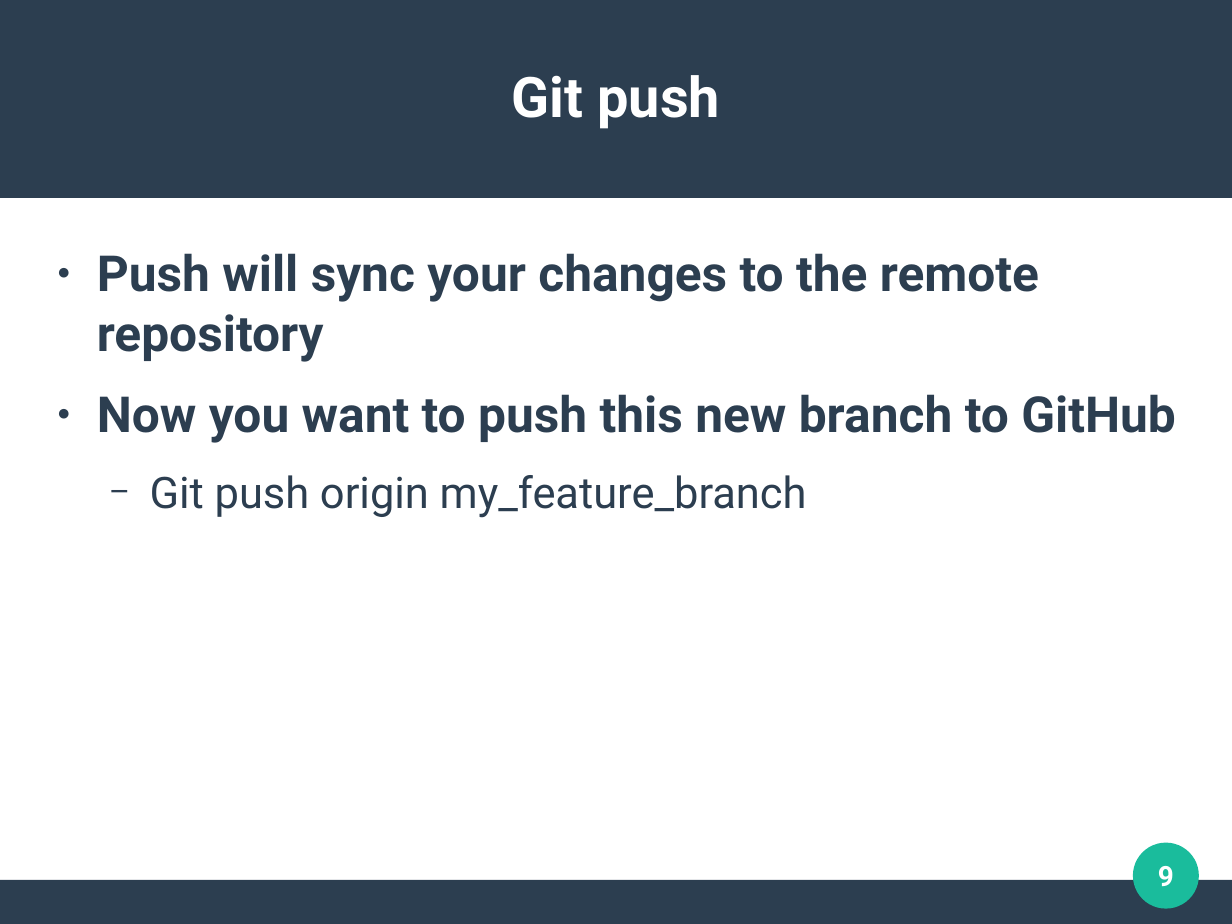
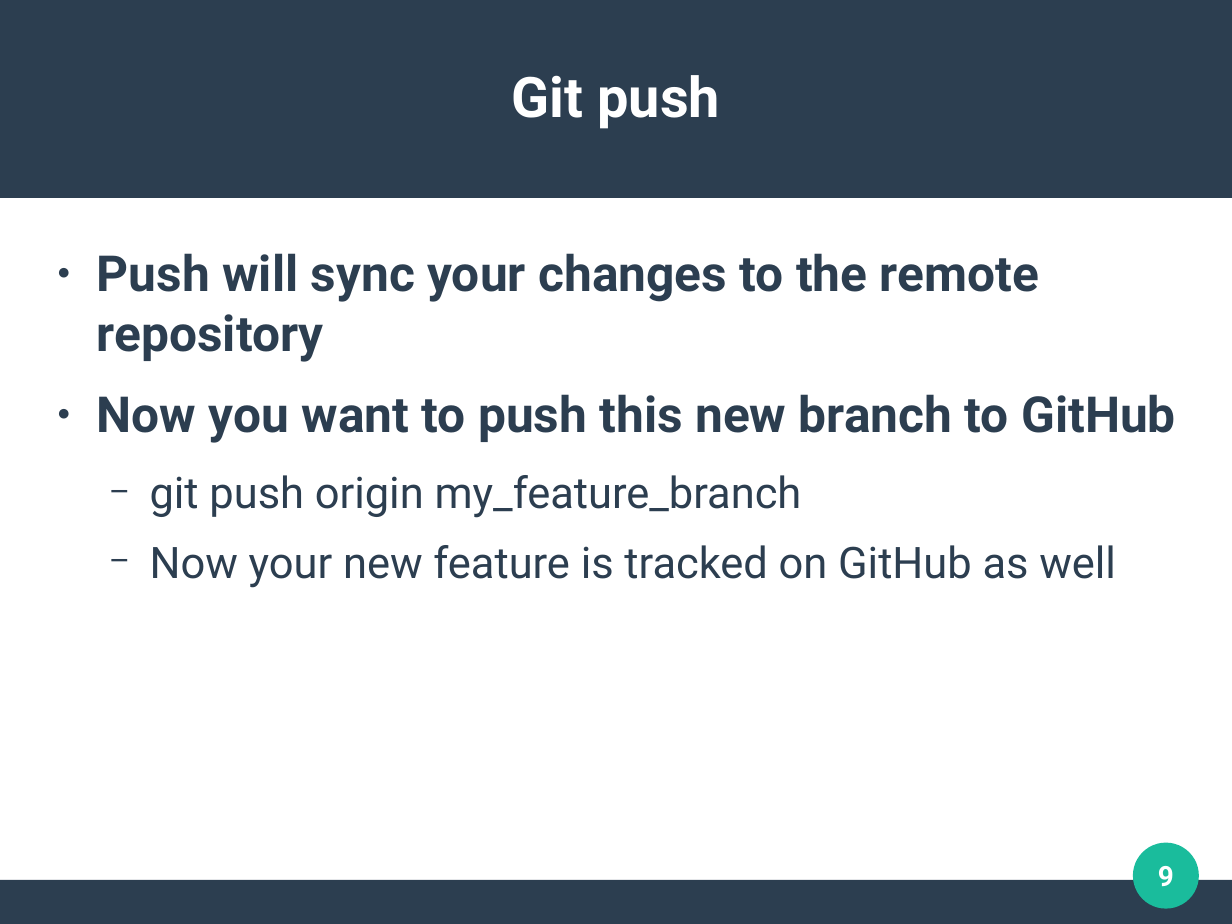
Before and after one commit to demetriushrowland/GithubClinic, a slide deck: slide 9 of Prelim Slides.odp. Drawn at 1232x924 pixels with LibreOffice and Linux fonts; fonts in the diff are those of the drawing. Boxes give left, top, right and bottom in pixels: in the first picture for what was removed or moved away, otherwise in the second. Text is boxed around its words. In the diff, an @@ line names an element or a change of style, - is before the commit and + after.

Commit message:
adding some new slides

```diff
--- a/Prelim Slides.odp
+++ b/Prelim Slides.odp
@@ text at bbox=[150, 475, 1116, 588]: text changed @@
-  − Git push origin my_feature_branch
+  − git push origin my_feature_branch
+  − Now your new feature is tracked on GitHub as well
```
Also in this commit, not shown: 2 slides added.
